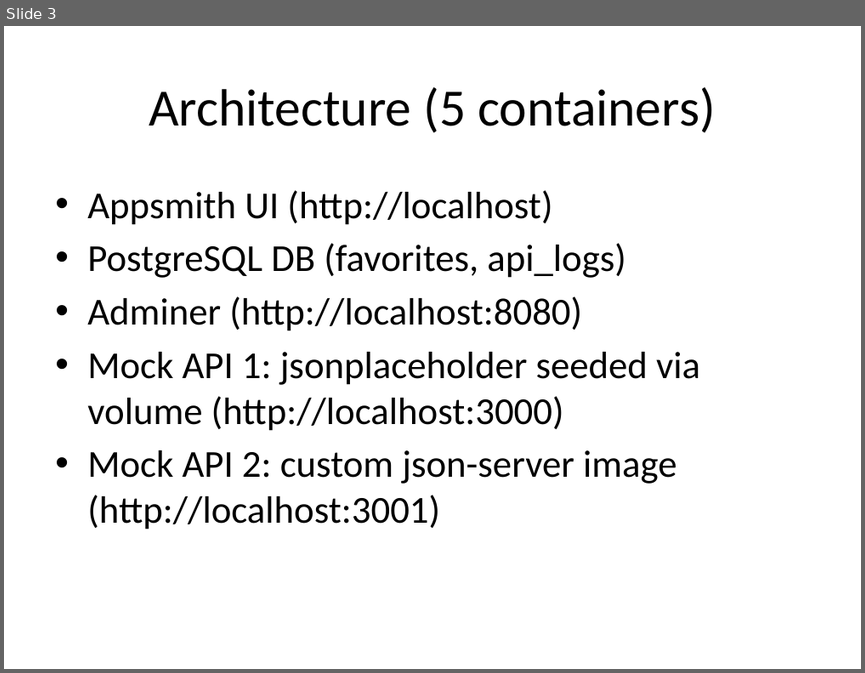
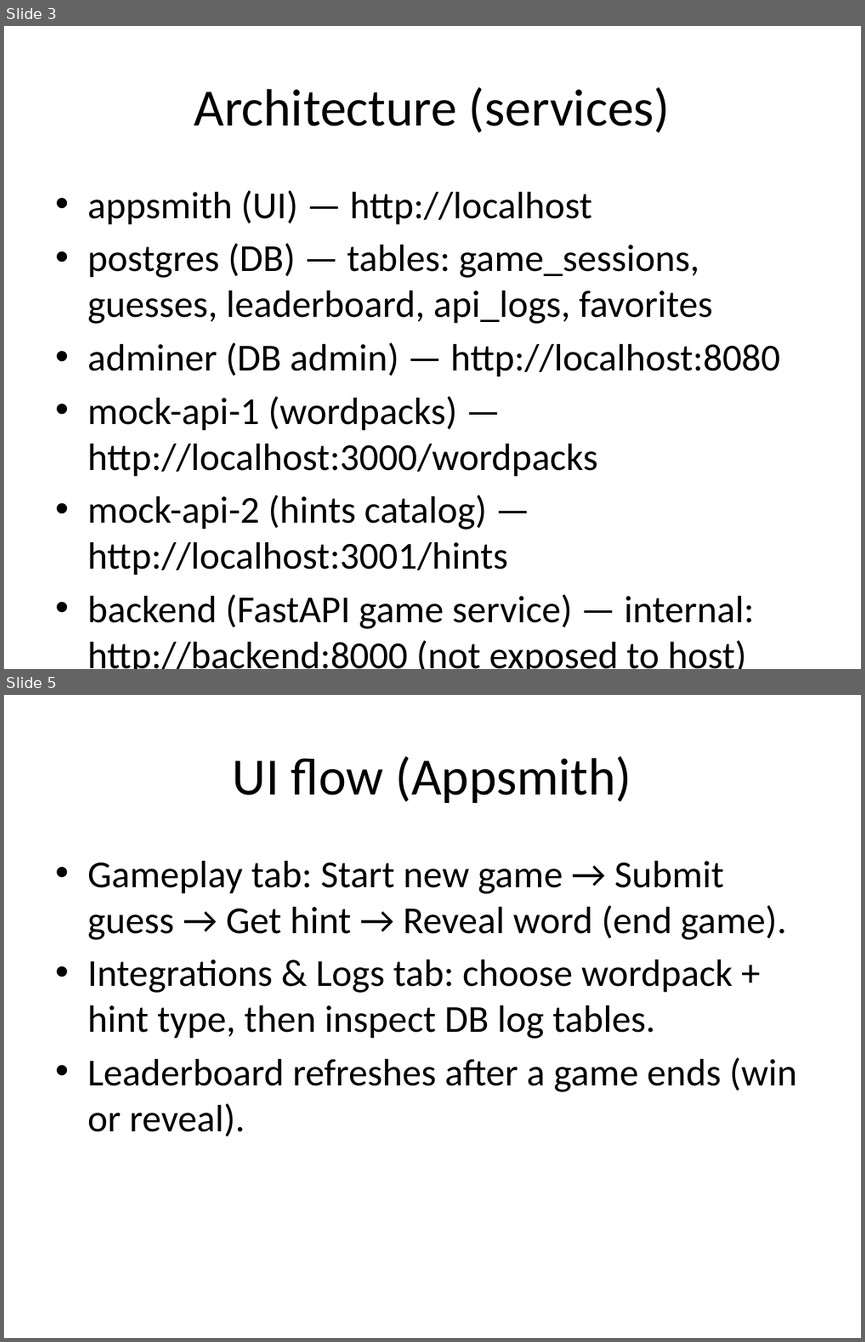
Before and after one commit to Alex-Veskoukis/WordGame-Exercise, a slide deck: presentation.pptx. Shown one above the other, each under a label of ours: slide 3 before the commit, slides 3 and 5 after it; the slides between them are not shown. The pictures are 865x673 and 865x1342 pixels, drawn with LibreOffice and Linux fonts; fonts in the diff are those of the drawing. Boxes give left, top, right and bottom in pixels: in the first picture for what was removed or moved away, otherwise in the second. Text is boxed around its words. In the diff, an @@ line names an element or a change of style, - is before the commit and + after.

```diff
--- a/presentation.pptx
+++ b/presentation.pptx
@@ slide 5 added at (4, 695, 861, 1338), background #FFFFFF @@
@@ title added at (233, 756, 632, 803), 44 pt, text #000000 @@
+UI flow (Appsmith)
@@ text added at (87, 861, 796, 1136), 32 pt, text #000000 @@
+• Gameplay tab: Start new game → Submit guess → Get hint → Reveal word (end game).
+• Integrations & Logs tab: choose wordpack + hint type, then inspect DB log tables.
+• Leaderboard refreshes after a game ends (win or reveal).
@@ slide 3 changed as well @@
@@ title at (194, 87, 670, 133): text changed @@
-Architecture (5 containers)
+Architecture (services)
@@ text at (87, 190, 780, 669): text changed @@
-• Appsmith UI (http://localhost)
-• PostgreSQL DB (favorites, api_logs)
-• Adminer (http://localhost:8080)
-• Mock API 1: jsonplaceholder seeded via volume (http://localhost:3000)
-• Mock API 2: custom json-server image (http://localhost:3001)
+• appsmith (UI) — http://localhost
+• postgres (DB) — tables: game_sessions, guesses, leaderboard, api_logs, favorites
+• adminer (DB admin) — http://localhost:8080
+• mock-api-1 (wordpacks) — http://localhost:3000/wordpacks
+• mock-api-2 (hints catalog) — http://localhost:3001/hints
+• backend (FastAPI game service) — internal: http://backend:8000 (not exposed to host)
```
Also in this commit, not shown: 6 other slides changed, 2 other slides added, 3 slides removed, 8 other files.
